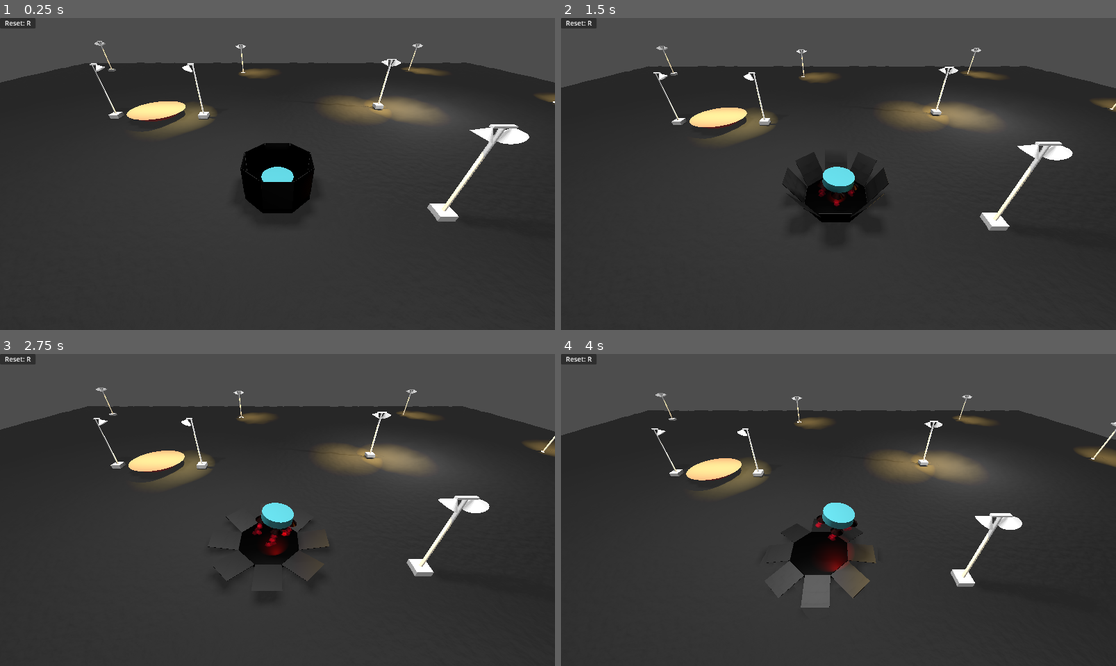
Above: before the commit, frames 1-4 (two rows, left to right).
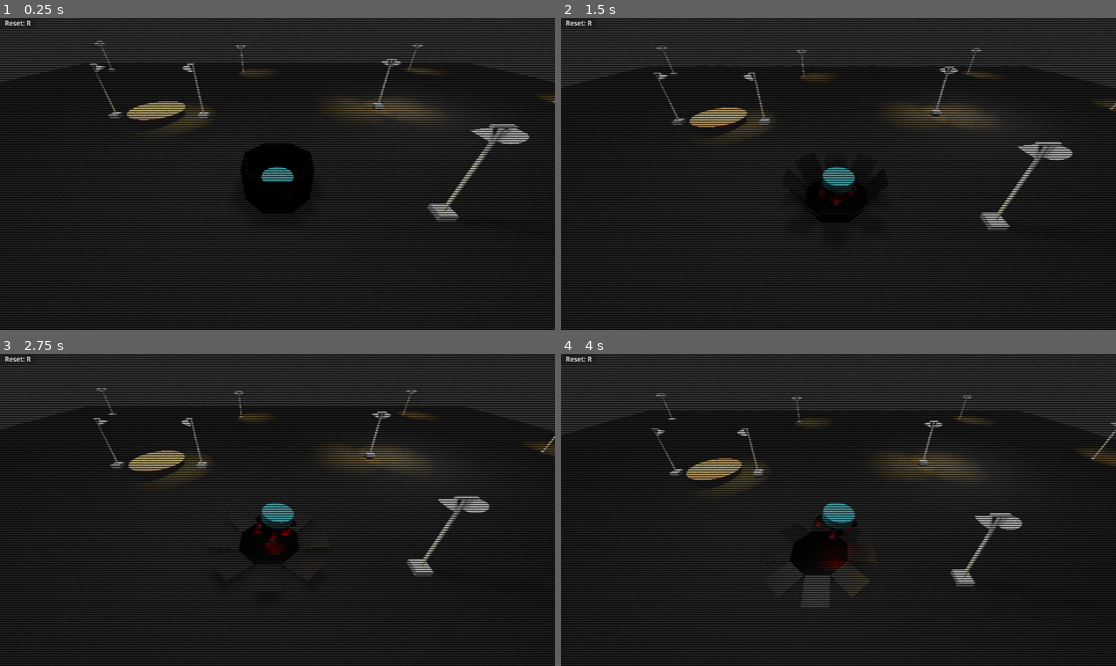
Above: after the commit, the same moments.

Repository: astnohk/LunarMouse3D
Game: Godot game, scene res://Levels/Level001.tscn
Two runs of this game, one before a commit and one after it. Both use one fixed random seed, a clock stepped at 60 frames per second and the inputs below.
Inputs (mouse positions are in pixels of both pictures, inside the frame that each line leads up to):
- Up to frame 1 (0.25 s): no input
- Up to frame 2 (1.5 s): move the mouse to (960, 158) at 0.52 s; press the mouse at (960, 158) at 0.53 s; move the mouse to (727, 189) at 1.27 s; release the mouse at (727, 189) at 1.28 s; click (727, 189) at 1.35 s
- Up to frame 3 (2.75 s): move the mouse to (333, 441) at 2.02 s; press the mouse at (333, 441) at 2.03 s
- Up to frame 4 (4 s): move the mouse to (810, 572) at 2.77 s; release the mouse at (810, 572) at 2.78 s; click (810, 572) at 2.85 s; move the mouse to (1005, 556) at 3.52 s; press the mouse at (1005, 556) at 3.53 s

The runs differ from the first frame. In frame 1, 58% of the frame differs, in the area x 0-100%, y 0-100%; in frame 2, 58%; in frame 3, 58%; in frame 4, 58%.

Commit message:
Add viewport post processing

Diff:
--- a/Levels/Level001.tscn
+++ b/Levels/Level001.tscn
@@ -1,7 +1,8 @@
-[gd_scene load_steps=29 format=3 uid="uid://7r55nm4slqb1"]
+[gd_scene load_steps=33 format=3 uid="uid://7r55nm4slqb1"]
 
 [ext_resource type="Script" path="res://WorldBase.gd" id="1_ikbha"]
 [ext_resource type="Shader" path="res://Materials/MoonFace.gdshader" id="2_cbdtw"]
+[ext_resource type="Shader" path="res://Materials/S_PostProcess.gdshader" id="3_334lj"]
 [ext_resource type="Script" path="res://GoalStage.gd" id="3_bpf7o"]
 [ext_resource type="PackedScene" uid="uid://cyq7p1m4dlfly" path="res://Rocket/Rocket.tscn" id="4_i07oa"]
 [ext_resource type="PackedScene" uid="uid://db2eqcagyt17x" path="res://Objects/RocketBase/RocketBase.tscn" id="5_knm43"]
@@ -10,6 +11,17 @@
 [ext_resource type="PackedScene" uid="uid://cen0t24ciso2" path="res://Objects/LightStands/LightStand002.tscn" id="6_l2ox2"]
 [ext_resource type="AudioStream" uid="uid://cij28i8hcqcte" path="res://Audio/BGM.wav" id="9_atid0"]
 
+[sub_resource type="FastNoiseLite" id="FastNoiseLite_e5v0k"]
+frequency = 0.5
+
+[sub_resource type="NoiseTexture2D" id="NoiseTexture2D_hf02u"]
+noise = SubResource("FastNoiseLite_e5v0k")
+
+[sub_resource type="ShaderMaterial" id="ShaderMaterial_vi8au"]
+shader = ExtResource("3_334lj")
+shader_parameter/noise_offset = Vector2(0, 0)
+shader_parameter/noise = SubResource("NoiseTexture2D_hf02u")
+
 [sub_resource type="LabelSettings" id="LabelSettings_dmhmx"]
 font_size = 14
 
@@ -100,11 +112,25 @@
 script = ExtResource("1_ikbha")
 player_scene = ExtResource("4_i07oa")
 
-[node name="ShowControlPanel" type="Panel" parent="."]
+[node name="CanvasLayer" type="CanvasLayer" parent="."]
+follow_viewport_enabled = true
+
+[node name="ColorRect" type="ColorRect" parent="CanvasLayer"]
+material = SubResource("ShaderMaterial_vi8au")
+anchors_preset = 15
+anchor_right = 1.0
+anchor_bottom = 1.0
+grow_horizontal = 2
+grow_vertical = 2
+
+[node name="CanvasLayer2" type="CanvasLayer" parent="."]
+layer = 2
+
+[node name="ShowControlPanel" type="Panel" parent="CanvasLayer2"]
 offset_right = 74.0
 offset_bottom = 22.0
 
-[node name="ResetLabel" type="Label" parent="ShowControlPanel"]
+[node name="ResetLabel" type="Label" parent="CanvasLayer2/ShowControlPanel"]
 layout_mode = 1
 anchors_preset = 8
 anchor_left = 0.5
@@ -124,7 +150,7 @@
 horizontal_alignment = 1
 vertical_alignment = 1
 
-[node name="Panel" type="Panel" parent="."]
+[node name="Panel" type="Panel" parent="CanvasLayer2"]
 visible = false
 anchors_preset = 8
 anchor_left = 0.5
@@ -140,7 +166,7 @@
 size_flags_horizontal = 3
 size_flags_vertical = 3
 
-[node name="Label" type="Label" parent="Panel"]
+[node name="Label" type="Label" parent="CanvasLayer2/Panel"]
 layout_mode = 1
 anchors_preset = 8
 anchor_left = 0.5
@@ -183,6 +209,14 @@
 [node name="CollisionShape3D" type="CollisionShape3D" parent="Floor"]
 shape = SubResource("HeightMapShape3D_fvhyy")
 
+[node name="CameraPivot" type="Marker3D" parent="."]
+
+[node name="Marker3D" type="Marker3D" parent="CameraPivot"]
+transform = Transform3D(1, 0, 0, 0, 1, 0, 0, 0, 1, 0, 4, 5)
+
+[node name="Camera3D" type="Camera3D" parent="CameraPivot/Marker3D"]
+transform = Transform3D(1, 0, 0, 0, 0.79653, 0.604599, 0, -0.604599, 0.79653, 0, 0, 0)
+
 [node name="GoalStage" type="StaticBody3D" parent="."]
 transform = Transform3D(1, 0, 0, 0, 1, 0, 0, 0, 1, -6.79274, 0.271678, -6.367)
 physics_material_override = SubResource("PhysicsMaterial_drmpy")
@@ -295,6 +329,6 @@
 [node name="LightStand002_002" parent="LightStand002s" instance=ExtResource("6_l2ox2")]
 transform = Transform3D(-1, 0, -8.74228e-08, 0, 1, 0, 8.74228e-08, 0, -1, -4.23447, 0, -6.36412)
 
-[connection signal="gui_input" from="ShowControlPanel/ResetLabel" to="." method="_on_reset_label_gui_input"]
+[connection signal="gui_input" from="CanvasLayer2/ShowControlPanel/ResetLabel" to="." method="_on_reset_label_gui_input"]
 [connection signal="body_entered" from="GoalStage/Area3D" to="GoalStage" method="_on_area_3d_body_entered"]
 [connection signal="body_exited" from="GoalStage/Area3D" to="GoalStage" method="_on_area_3d_body_exited"]
--- /dev/null
+++ b/Materials/S_PostProcess.gdshader
@@ -0,0 +1,18 @@
+shader_type canvas_item;
+
+uniform sampler2D screen_texture: hint_screen_texture, repeat_disable, filter_nearest;
+uniform sampler2D noise : repeat_enable;
+uniform vec2 noise_offset = vec2(0.0, 0.0);
+
+void fragment()
+{
+	float C = 0.6 + 0.4 * cos(2.0 * PI * SCREEN_UV.y / SCREEN_PIXEL_SIZE.y * 0.3);
+	float C_noise = 1.0 - 0.4 * texture(noise, SCREEN_UV + noise_offset).r;
+	vec2 dx = vec2(SCREEN_PIXEL_SIZE.x, 0);
+	vec4 color = 0.5 * textureLod(screen_texture, SCREEN_UV, 0.0)
+		+ 0.25 * textureLod(screen_texture, SCREEN_UV + dx, 0.0)
+		+ 0.25 * textureLod(screen_texture, SCREEN_UV - dx, 0.0);
+	COLOR = vec4(
+		color.rgb * C * C_noise,
+		color.a);
+}
--- a/Rocket/Rocket.gd
+++ b/Rocket/Rocket.gd
@@ -34,8 +34,6 @@
 func _process(_delta):
 	if not body:
 		return
-	# Update camera position
-	get_node("CameraPivot").global_position = body.global_position
 	# Get the thruster direction
 	Direction = get_viewport().get_mouse_position() - MouseStartPosition
 	# Check if the Throttle pressed or not
@@ -93,6 +91,6 @@
 		var fire = fire_parts.instantiate()
 		var rigid = fire.get_node("RigidBody3D")
 		var randV = Vector3((randf() - 0.5) * 2.0, randf(), (randf() - 0.5) * 2.0)
-		rigid.apply_central_force(randV * 100 + velocity * 0.5)
+		rigid.apply_central_force(randV * 100 + velocity * 0.2)
 		rigid.set_position(last_position + randV * 0.05)
 		add_child(fire)
--- a/Rocket/Rocket.tscn
+++ b/Rocket/Rocket.tscn
@@ -35,15 +35,7 @@
 
 [node name="AudioCrash" type="AudioStreamPlayer" parent="."]
 stream = ExtResource("8_8tjct")
-volume_db = 6.0
-
-[node name="CameraPivot" type="Marker3D" parent="."]
-
-[node name="Marker3D" type="Marker3D" parent="CameraPivot"]
-transform = Transform3D(1, 0, 0, 0, 1, 0, 0, 0, 1, 0, 4, 5)
-
-[node name="Camera3D" type="Camera3D" parent="CameraPivot/Marker3D"]
-transform = Transform3D(1, 0, 0, 0, 0.79653, 0.604599, 0, -0.604599, 0.79653, 0, 0, 0)
+volume_db = 5.0
 
 [node name="Body" type="RigidBody3D" parent="."]
 transform = Transform3D(1, 0, 0, 0, 1, 0, 0, 0, 1, 0, 0.25, 0)
--- a/WorldBase.gd
+++ b/WorldBase.gd
@@ -2,15 +2,29 @@
 
 @export var player_scene: PackedScene
 
+var player: Node3D
+
 
 # Called when the node enters the scene tree for the first time.
 func _ready():
+	player = get_node_or_null("Rocket")
 	Input.mouse_mode = Input.MOUSE_MODE_VISIBLE
 	reset_player()
 
+func _process(_delta):
+	# Update post process shader's parameter
+	var rect: ColorRect = get_node("CanvasLayer/ColorRect")
+	var mat: ShaderMaterial = rect.material
+	mat.set_shader_parameter("noise_offset", [randf(), randf_range(0.0, 0.2)])
+	# Update camera position
+	if player:
+		var body: RigidBody3D = player.get_node_or_null("Body")
+		if body:
+			get_node("CameraPivot").global_position = body.global_position
+
 func _detect_goal():
 	print("Goal.")
-	get_node("Panel").visible = true
+	get_node("CanvasLayer2/Panel").visible = true
 
 func _input(event):
 	if event.is_action_pressed("Reset"):
@@ -18,16 +32,14 @@
 
 func reset_player():
 	# Remove current player
-	var player: Node3D = get_node_or_null("Rocket")
-	if player:
-		self.remove_child(player)
+	self.remove_child(player)
+	player = null
 	# Spawn new player
 	player = player_scene.instantiate()
 	player.name = "Rocket"
-	player.global_position = Vector3(0, 0.25, 0)
+	player.set_global_position(Vector3(0, 0.25, 0))
 	add_child(player)
 	print("Reset Player.")
-
 
 func _on_reset_label_gui_input(event):
 	if event is InputEventMouseButton:
Not shown, changed: export_presets.cfg
